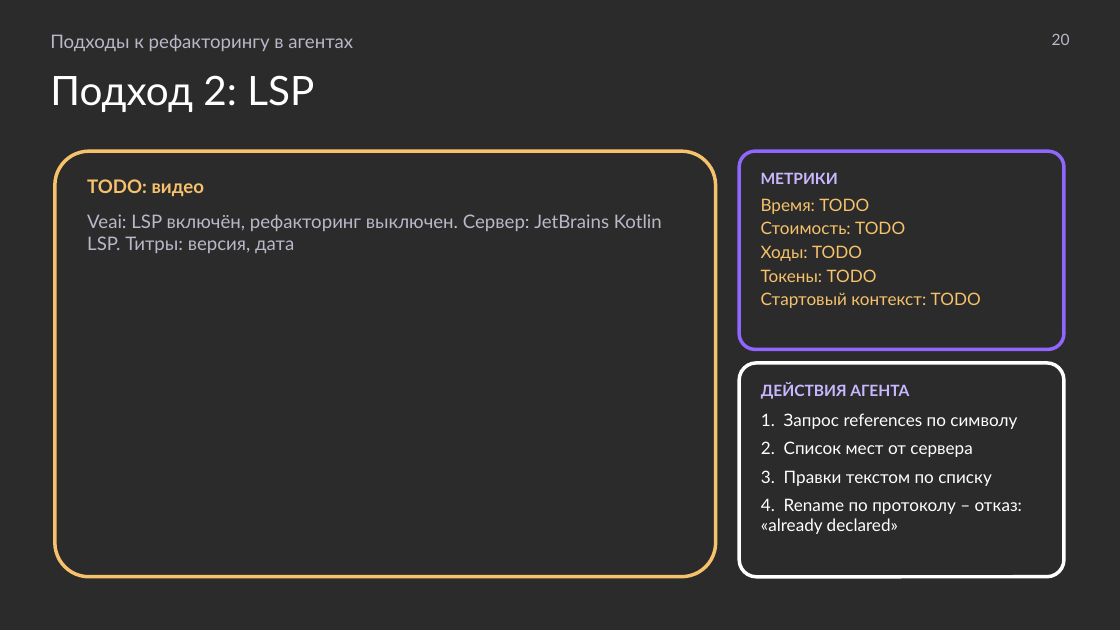
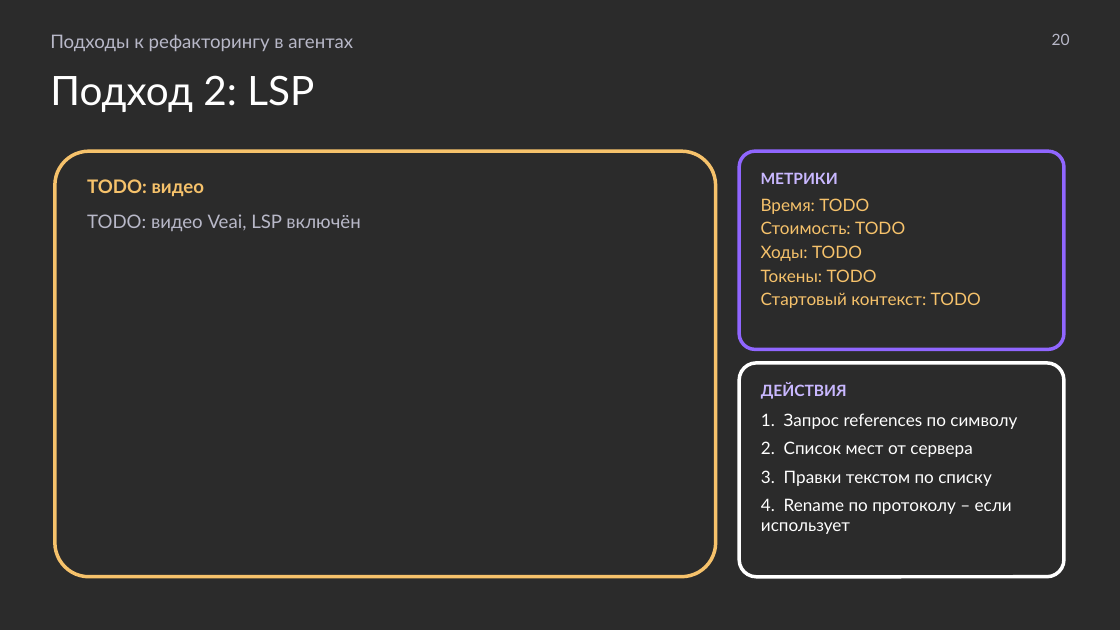
Before and after one commit to MchKosticyn/ide-refactoring-in-ai-agents, a slide deck: slide 20 of Доклад_ Рефакторинг в ИИ-агентах.pptx. Drawn at 1120x630 pixels with LibreOffice and Linux fonts; fonts in the diff are those of the drawing; background and template pictures are left out; a plain dark background stands for a picture behind light text. Boxes give left, top, right and bottom in pixels: in the first picture for what was removed or moved away, otherwise in the second. Text is boxed around its words. In the diff, an @@ line names an element or a change of style, - is before the commit and + after.

Commit message:
Presentation after review: one-tier plan slides, single case slide, metrics strip on every run, LSP pros/cons, protocol-level wording, dry copy; sync plan

```diff
--- a/Доклад_ Рефакторинг в ИИ-агентах.pptx
+++ b/Доклад_ Рефакторинг в ИИ-агентах.pptx
@@ text in rounded rectangle at (87, 214, 360, 231): text changed @@
-Veai: LSP включён, рефакторинг выключен. Сервер: JetBrains Kotlin LSP. Титры: версия, дата
+TODO: видео Veai, LSP включён
@@ text in rounded rectangle at (761, 383, 847, 399): text changed @@
-ДЕЙСТВИЯ АГЕНТА
+ДЕЙСТВИЯ
@@ text in rounded rectangle at (761, 498, 1012, 534): text changed @@
-4. Rename по протоколу – отказ: «already declared»
+4. Rename по протоколу – если использует
```
Also in this commit, not shown: 28 other slides changed, 8 slides added, 9 slides removed, 2 other files.
